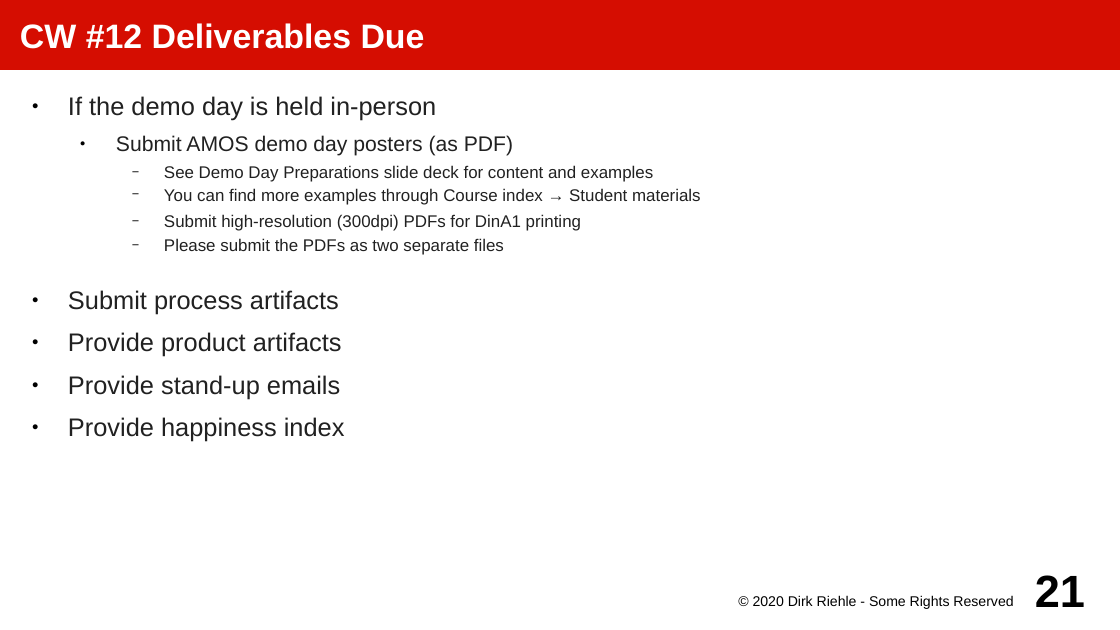
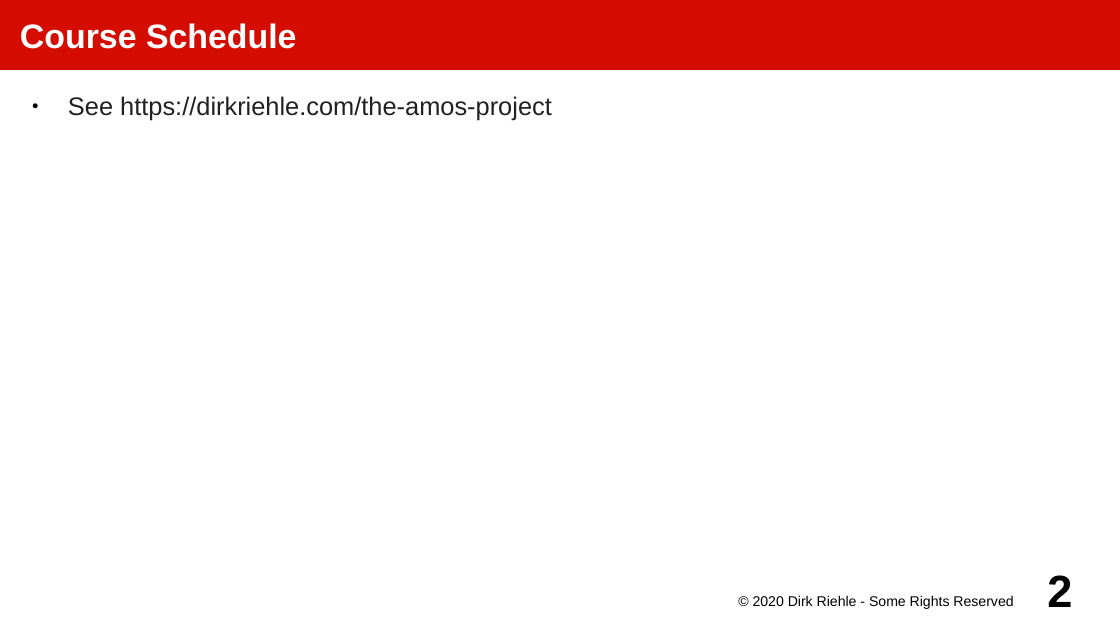
Before and after one commit to dirkriehle/amos-course, a slide deck: slide 2 of Lecture slides/AMOS A02 - Course Homework.odp (slide 21 before the commit). Drawn at 1120x630 pixels with LibreOffice and Linux fonts; fonts in the diff are those of the drawing. Boxes give left, top, right and bottom in pixels: in the first picture for what was removed or moved away, otherwise in the second. Text is boxed around its words. In the diff, an @@ line names an element or a change of style, - is before the commit and + after.

Commit message:
Switched deliverables to online docs

```diff
--- a/Lecture slides/AMOS A02 - Course Homework.odp
+++ b/Lecture slides/AMOS A02 - Course Homework.odp
@@ title at <box>20,23,296,49</box>: text changed @@
-CW #12 Deliverables Due
+Course Schedule
@@ text at <box>68,96,552,120</box>: text changed; size 12 to 18 pt @@
-● If the demo day is held in-person
-  ● Submit AMOS demo day posters (as PDF)
-    − See Demo Day Preparations slide deck for content and examples
-    − You can find more examples through Course index → Student materials
-    − Submit high-resolution (300dpi) PDFs for DinA1 printing
-    − Please submit the PDFs as two separate files
-● Submit process artifacts
-● Provide product artifacts
-● Provide stand-up emails
-● Provide happiness index
+● See https://dirkriehle.com/the-amos-project
@@ page number at <box>1047,575,1072,607</box>: text changed @@
-21
+2
```
Also in this commit, not shown: 1 other slide changed, 20 slides removed, 33 other files.
